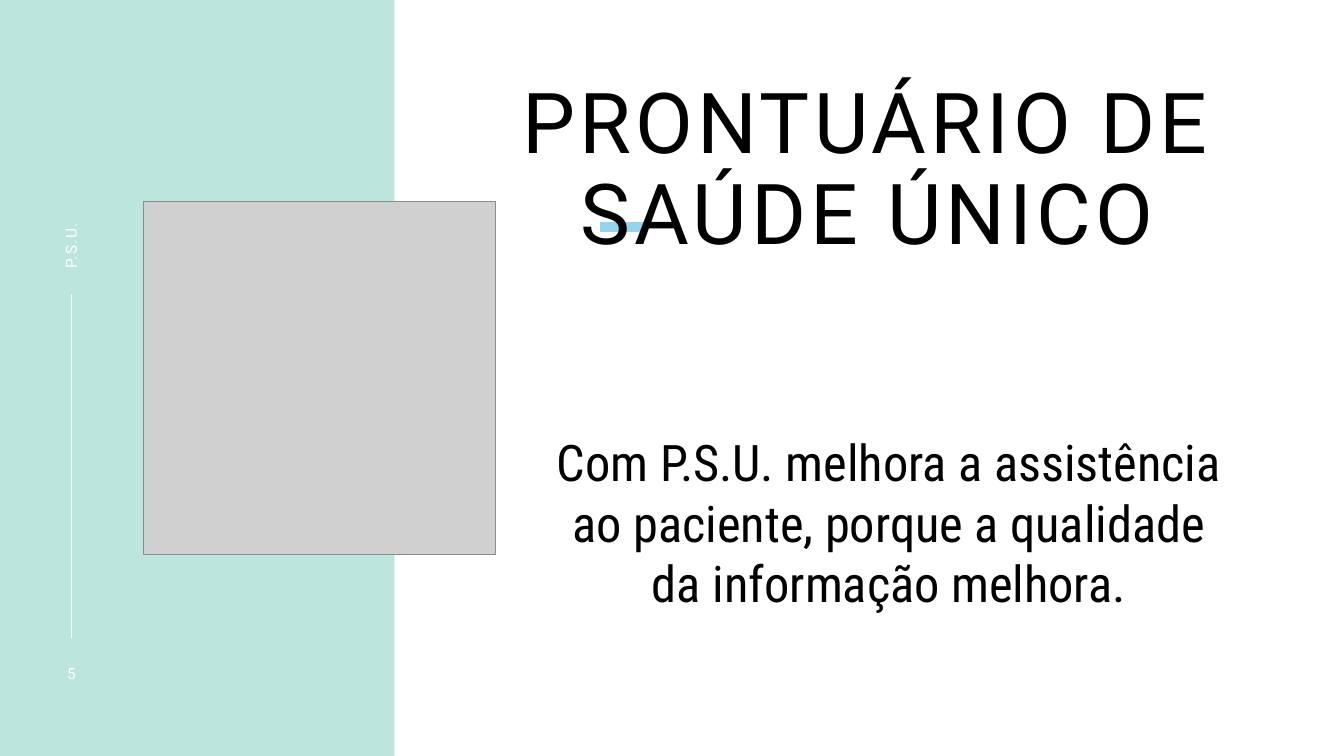
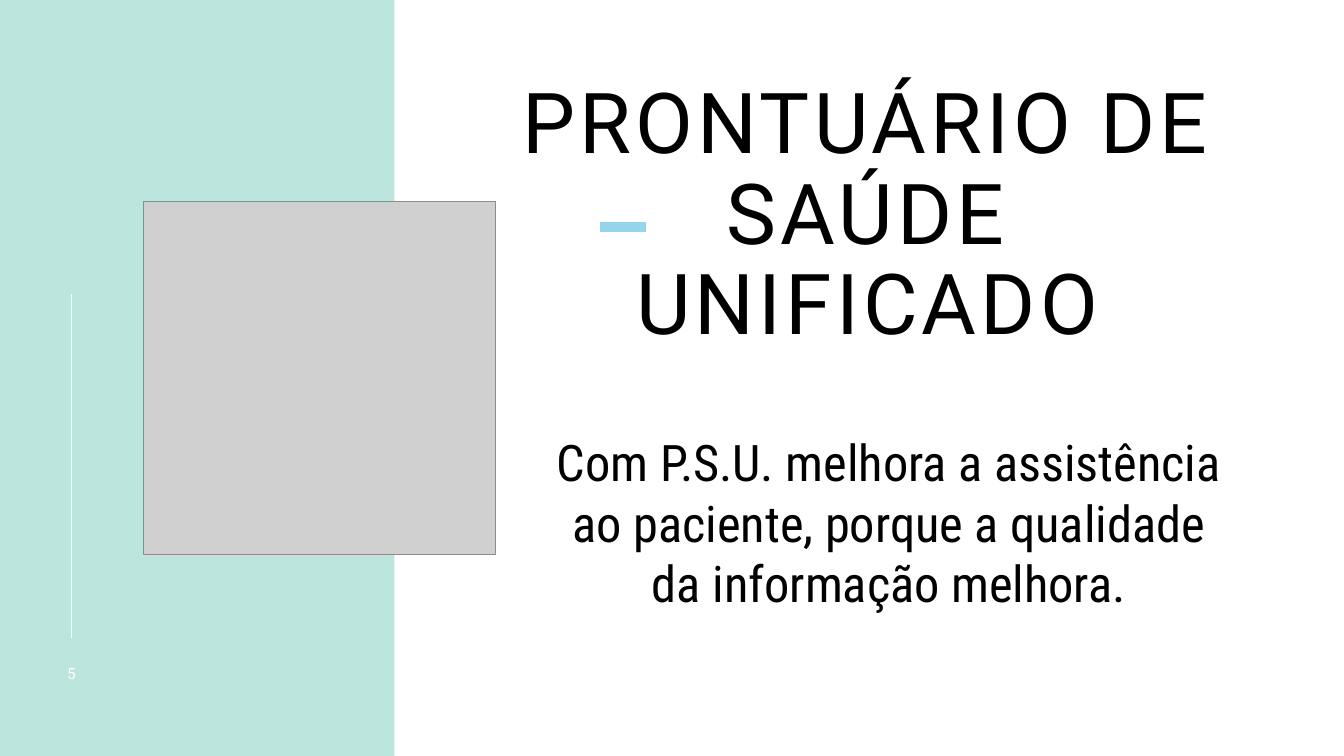
Before and after one commit to tbgbarros/PI-2-DSM2SEM, a slide deck: slide 5 of APRESENTAÇÕES/PSU.pptx. Drawn at 1344x756 pixels with LibreOffice and Linux fonts; fonts in the diff are those of the drawing; grey boxes stand for pictures. Boxes give left, top, right and bottom in pixels: in the first picture for what was removed or moved away, otherwise in the second. Text is boxed around its words. In the diff, an @@ line names an element or a change of style, - is before the commit and + after.

```diff
--- a/APRESENTAÇÕES/PSU.pptx
+++ b/APRESENTAÇÕES/PSU.pptx
@@ title at (522, 77, 1208, 335): text changed @@
-PRONTUÁRIO DE SAÚDE ÚNICO
+PRONTUÁRIO DE SAÚDE UNIFICADO
@@ text removed at (61, 229, 81, 267) @@
-P.S.U.
```
Also in this commit, not shown: 6 other slides changed.
